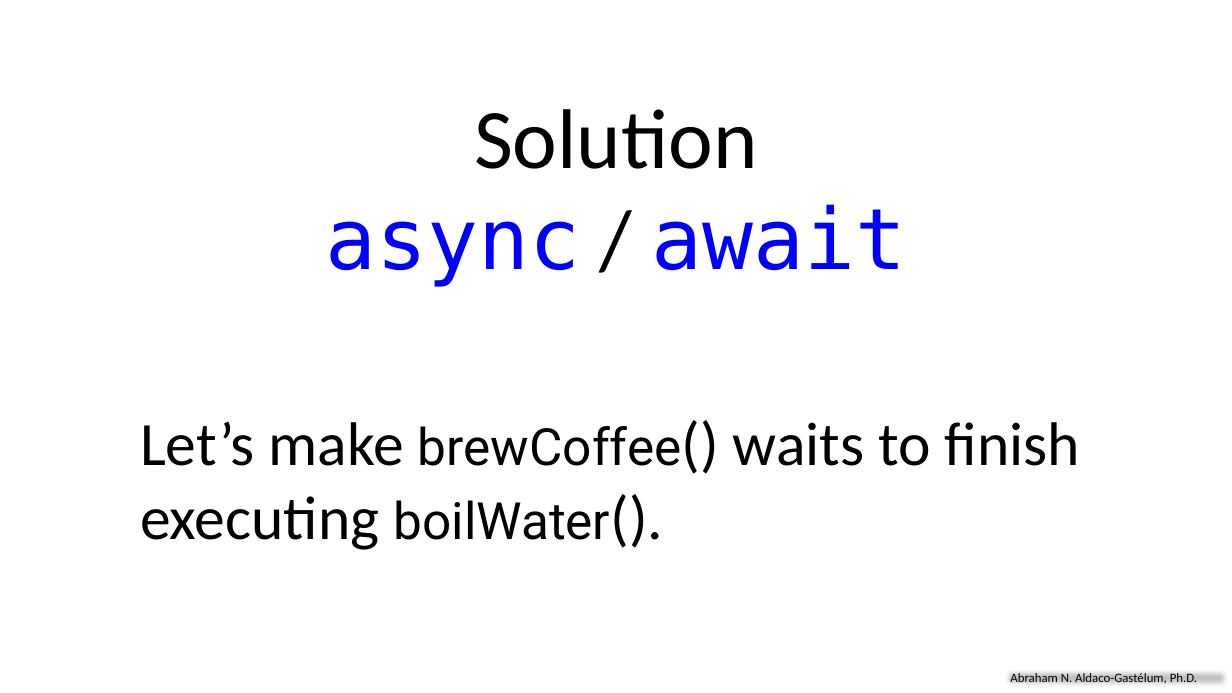
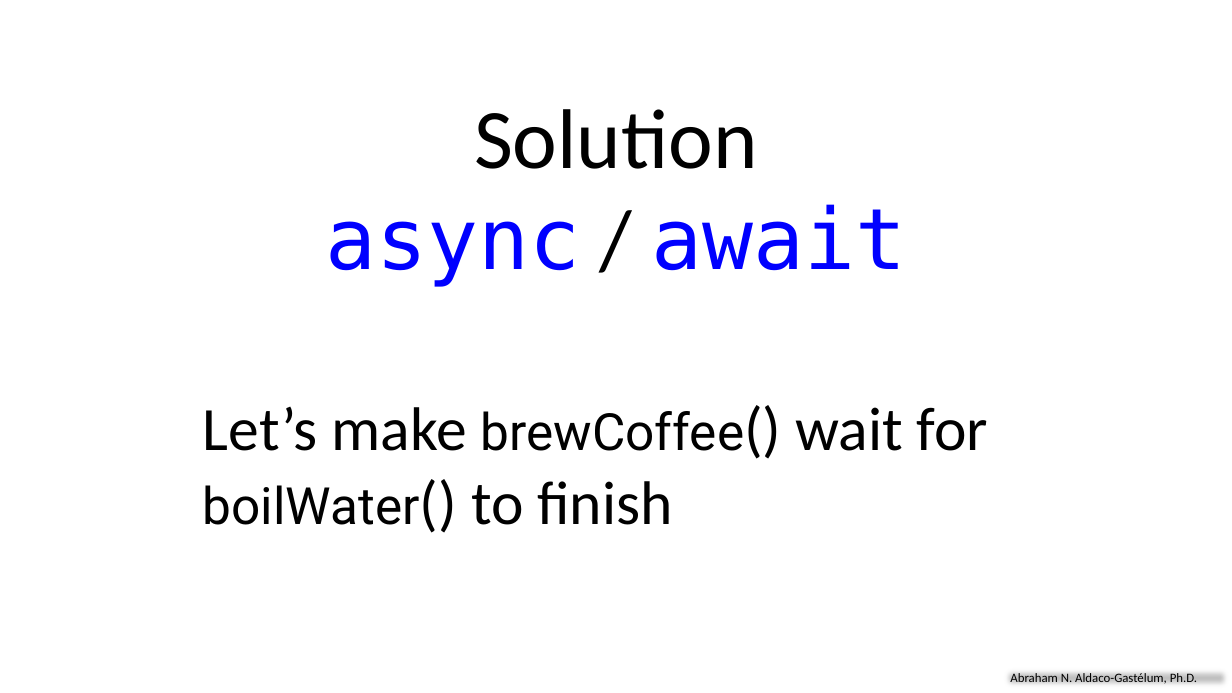
Before and after one commit to aaldacog/uwp, a slide deck: slide 30 of AsynchronousProcessing_AbrahamAldaco.pptx. Drawn at 1232x693 pixels with LibreOffice and Linux fonts; fonts in the diff are those of the drawing. Boxes give left, top, right and bottom in pixels: in the first picture for what was removed or moved away, otherwise in the second. Text is boxed around its words. In the diff, an @@ line names an element or a change of style, - is before the commit and + after.

```diff
--- a/AsynchronousProcessing_AbrahamAldaco.pptx
+++ b/AsynchronousProcessing_AbrahamAldaco.pptx
@@ text at (203, 407, 988, 525): text changed @@
-Let’s make brewCoffee() waits to finish executing boilWater().
+Let’s make brewCoffee() wait for boilWater() to finish
```
Also in this commit, not shown: 24 other slides changed, 3 slides added, 1 slide removed, 1 other file.
